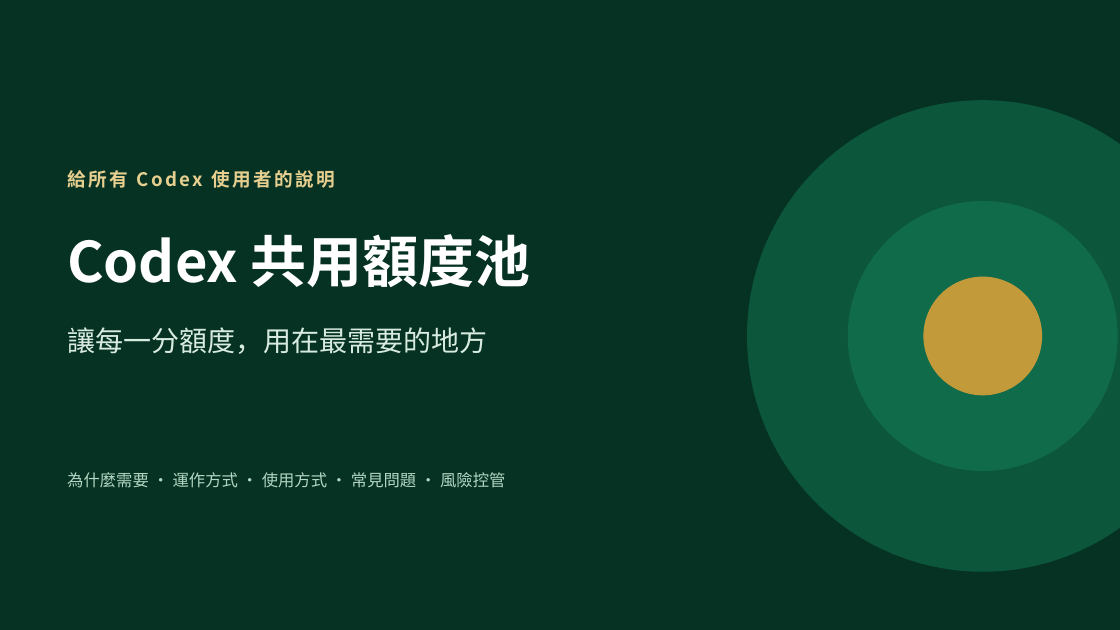
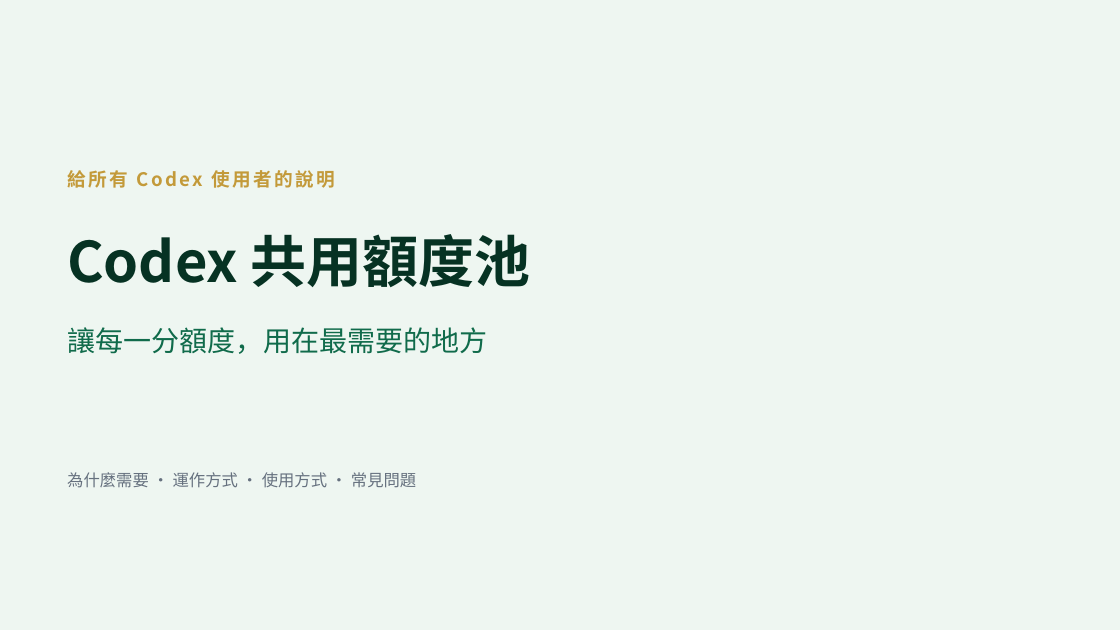
Before and after one commit to Wayne-Kao/cathay, a slide deck: slide 1 of Codex共用額度池說明.pptx. Drawn at 1120x630 pixels with LibreOffice and Linux fonts; fonts in the diff are those of the drawing. Boxes give left, top, right and bottom in pixels: in the first picture for what was removed or moved away, otherwise in the second. Text is boxed around its words. In the diff, an @@ line names an element or a change of style, - is before the commit and + after.

```diff
--- a/Codex共用額度池說明.pptx
+++ b/Codex共用額度池說明.pptx
@@ background #063223 to #EEF6F1 @@
@@ ellipse removed at bbox=[748, 101, 1120, 571] @@
@@ text "給所有 Codex 使用者的說明" at bbox=[67, 170, 335, 188]: text colour #E6CF8F to #C39A3A @@
@@ ellipse removed at bbox=[849, 202, 1117, 471] @@
@@ text "Codex 共用額度池" at bbox=[67, 234, 531, 287]: text colour #FFFFFF to #063223 @@
@@ ellipse removed at bbox=[924, 277, 1042, 395] @@
@@ text "讓每一分額度，用在最需要的地方" at bbox=[67, 327, 487, 354]: text colour #D8EBE0 to #106B4B @@
@@ text at bbox=[67, 472, 416, 488]: text changed; text colour #B2D6C3 to #66717F @@
-為什麼需要 ・ 運作方式 ・ 使用方式 ・ 常見問題 ・ 風險控管
+為什麼需要 ・ 運作方式 ・ 使用方式 ・ 常見問題
```
Also in this commit, not shown: 7 other slides changed, 1 slide added, 4 slides removed.
